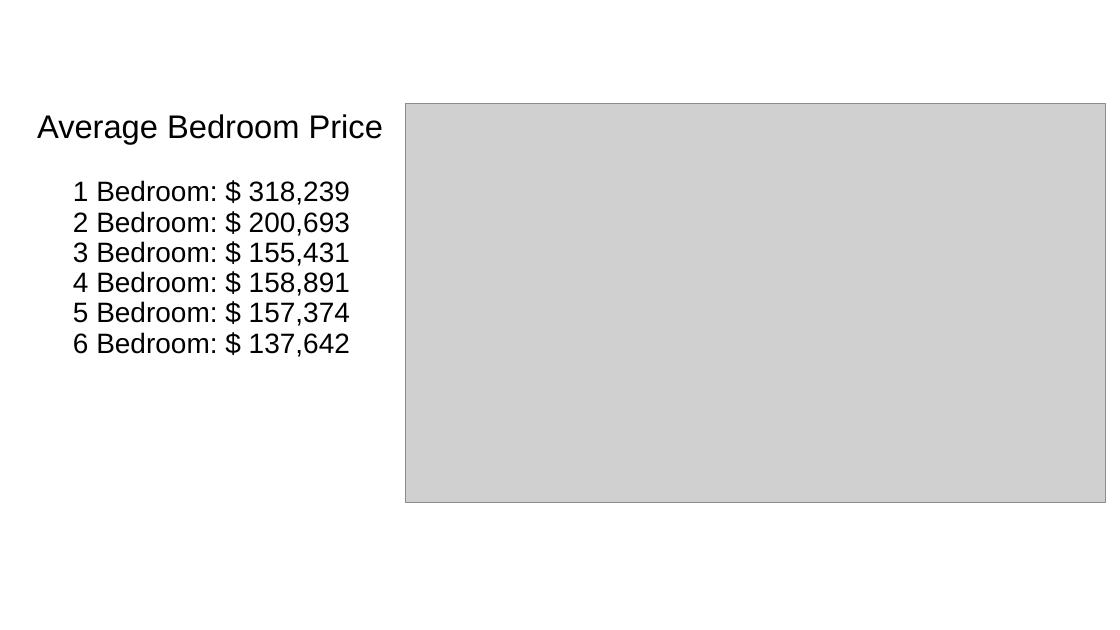
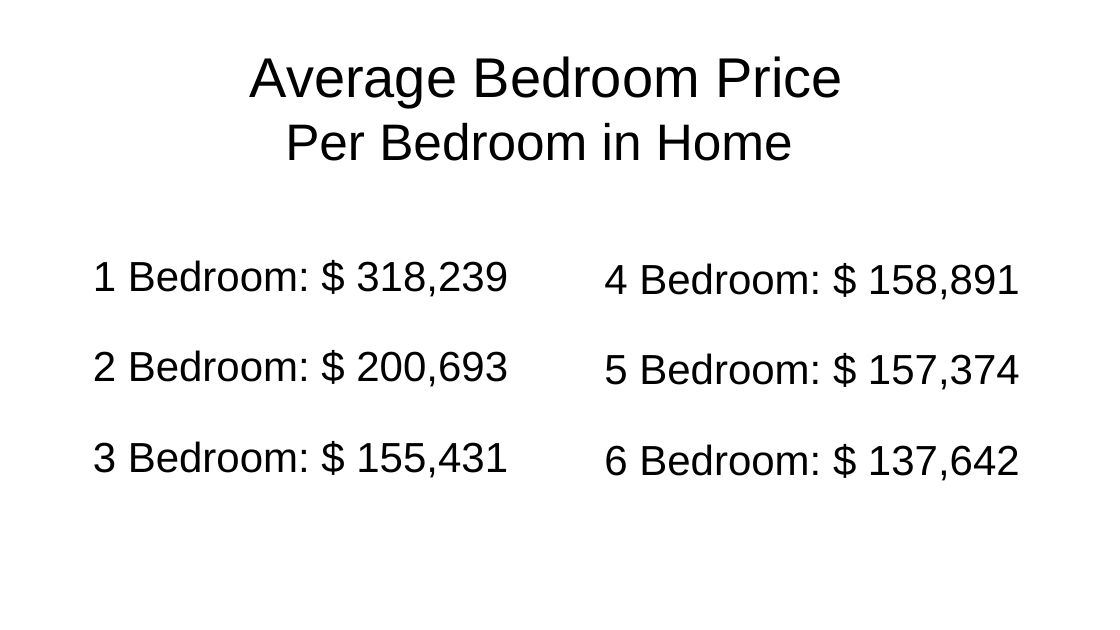
Before and after one commit to 8REN/HousingPrices, a slide deck: slide 4 of mod2project.pptx. Drawn at 1120x630 pixels with LibreOffice and Linux fonts; fonts in the diff are those of the drawing; grey boxes stand for pictures. Boxes give left, top, right and bottom in pixels: in the first picture for what was removed or moved away, otherwise in the second. Text is boxed around its words. In the diff, an @@ line names an element or a change of style, - is before the commit and + after.

```diff
--- a/mod2project.pptx
+++ b/mod2project.pptx
@@ text "Average Bedroom Price": place and size @@
-text "Average Bedroom Price" at box(37, 114, 383, 144)
+text "Average Bedroom Price" at box(250, 56, 842, 161)
@@ text at box(250, 56, 842, 107): size 28 to 48 pt in "Average Bedroom Price"; alignment left to centre @@
@@ picture removed at box(405, 103, 1106, 503) @@
@@ text at box(285, 122, 793, 161): paragraph added @@
+Per Bedroom in Home
@@ title at box(93, 260, 508, 478): text changed; size 24 to 36 pt @@
-1 Bedroom: $ 318,239
-2 Bedroom: $ 200,693
-3 Bedroom: $ 155,431
-4 Bedroom: $ 158,891
-5 Bedroom: $ 157,374
-6 Bedroom: $ 137,642
+1 Bedroom: $ 318,239
+2 Bedroom: $ 200,693
+3 Bedroom: $ 155,431
@@ text added at box(604, 263, 1020, 481), 36 pt, text #000000 @@
+4 Bedroom: $ 158,891
+5 Bedroom: $ 157,374
+6 Bedroom: $ 137,642
```
Also in this commit, not shown: 1 other slide changed, 1 slide added, 3 other files.
